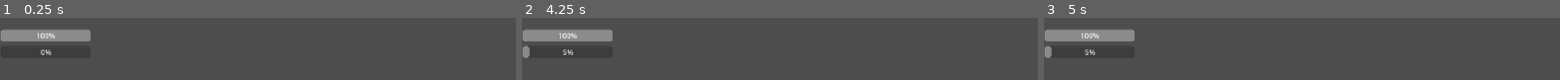
Above: before the commit, frames 1-3 (left to right).
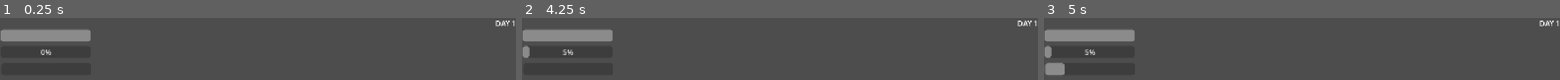
Above: after the commit, the same moments.

Repository: Spinatlasagnyey/KeepCookingAndNobodyExplodes
Game: Godot game, scene res://Szenen/main_enviroment.tscn
Same seed, same stepped clock (60 frames per second), same inputs: the game is played once before the commit and once after it.
Inputs:
- Up to frame 1 (0.25 s): no input
- Up to frame 2 (4.25 s): tap Enter (ui_accept) at 0.5, 0.6, 0.77, 1.07, 1.25, 1.35, 1.52, 1.82, 2, 2.1, 2.75, 2.85, 3.02, 3.32, 3.5, 3.6, 3.77, 4.07 s; tap P (add_poison_debug) at 4.15 s
- Up to frame 3 (5 s): tap Enter (ui_accept) at 4.35, 4.52, 4.82 s; tap H (add_fullness_debug, bound only after the commit) at 4.9 s

The runs differ from the first frame. In frame 1, 0.4% of the frame differs, in the area x 7-100%, y 4-33%; in frame 2, 0.4%; in frame 3, 1.1%, in the area x 0-100%, y 4-92%.

Commit message:
Tagesbasierter Hunger

Diff:
--- a/leo/scenes/event_manager.tscn
+++ b/leo/scenes/event_manager.tscn
@@ -4,9 +4,8 @@
 
 [node name="EventManager" type="Node" unique_id=1803634714]
 script = ExtResource("1_66soh")
-hunger_per_timeout = 10.0
 
-[node name="HungerTimer" type="Timer" parent="." unique_id=792998455]
+[node name="DayTimer" type="Timer" parent="." unique_id=792998455]
 unique_name_in_owner = true
 
-[connection signal="timeout" from="HungerTimer" to="." method="_on_hunger_timer_timeout"]
+[connection signal="timeout" from="DayTimer" to="." method="_on_day_timer_timeout"]
--- a/leo/scenes/ui.tscn
+++ b/leo/scenes/ui.tscn
@@ -11,7 +11,7 @@
 grow_vertical = 2
 script = ExtResource("1_3a2tp")
 
-[node name="HungerProgressBar" type="ProgressBar" parent="." unique_id=96611631]
+[node name="TimerProgressBar" type="ProgressBar" parent="." unique_id=947587432]
 unique_name_in_owner = true
 layout_mode = 0
 offset_left = 2.0
@@ -19,6 +19,7 @@
 offset_right = 202.0
 offset_bottom = 53.0
 value = 28.3
+show_percentage = false
 
 [node name="PoisonProgressBar" type="ProgressBar" parent="." unique_id=653448652]
 unique_name_in_owner = true
@@ -28,6 +29,17 @@
 offset_right = 202.0
 offset_bottom = 90.0
 value = 43.95
+
+[node name="HungerProgressBar" type="ProgressBar" parent="." unique_id=96611631]
+unique_name_in_owner = true
+layout_mode = 0
+offset_left = 3.0
+offset_top = 102.0
+offset_right = 203.0
+offset_bottom = 129.0
+max_value = 5.0
+step = 1.0
+show_percentage = false
 
 [node name="GameOverLabel" type="Label" parent="." unique_id=1881356778]
 unique_name_in_owner = true
@@ -42,3 +54,15 @@
 "
 horizontal_alignment = 1
 vertical_alignment = 1
+
+[node name="Day" type="Label" parent="." unique_id=893905026]
+unique_name_in_owner = true
+layout_mode = 1
+anchors_preset = 1
+anchor_left = 1.0
+anchor_right = 1.0
+offset_left = -40.0
+offset_bottom = 23.0
+grow_horizontal = 0
+text = "DAY 99"
+horizontal_alignment = 2
--- a/leo/scripts/event_manager.gd
+++ b/leo/scripts/event_manager.gd
@@ -1,59 +1,101 @@
 extends Node
-@onready var hunger_timer : Timer = %HungerTimer
+@onready var day_timer : Timer = %DayTimer
 
+signal time_passed_changed(value: float)
 signal hunger_value_changed(value : float)
 signal poison_value_changed(value : float)
 signal game_over_signal(game_over_message : String)
+signal new_day(dayInt : int, seconds_per_day : float)
 
-@export var hunger_per_timeout : float
+const SECONDS_PER_DAY = 3
+const RESCUE_DAY = 7
 
-const STARTING_HUNGER = 100
+const STARTING_FULLNESS = 0
+const MAX_FULLNESS = 5
+const HUNGER_PER_DAY = 3
+
 const STARTING_POISON = 0
 const MAX_POISON = 100
+const MINUS_POISON_PER_DAY = 20
 
-var current_hunger
+var time_passed : float = 0.0
+var current_day : int = 1
+var current_fullness
 var current_poison
 
 var is_game_over = false
 
 func _ready() -> void:
-	current_hunger = STARTING_HUNGER
+	current_fullness = STARTING_FULLNESS
 	current_poison = STARTING_POISON
 	await get_tree().process_frame
+	hunger_value_changed.emit(current_fullness)
+	poison_value_changed.emit(current_poison)
 
-	hunger_value_changed.emit(current_hunger)
-	poison_value_changed.emit(current_poison)
+	# erster Tag
+	new_day.emit(current_day, SECONDS_PER_DAY)
+	time_passed_changed.emit(time_passed)
 
 
 func _physics_process(delta: float) -> void:
 	# hier vielleicht basierend auf aktuellem PoisonLevel
 	# psychedelische Effekte einbauen
 	if Input.is_action_just_pressed("add_poison_debug"):
+		add_poison(5.0)
 		print("poisoned")
-		addPoison(5.0)
 
 	if Input.is_action_just_pressed("ui_accept"):
-		start_hunger_timer()
+		start_day_timer()
+		print("timer started")
 
+	if Input.is_action_just_pressed("add_fullness_debug"):
+		add_fullness(1.0)
+		print("add fullness")
 
-func _on_hunger_timer_timeout() -> void:
-	print("hunger_timeout")
-	current_hunger -= hunger_per_timeout
-	hunger_value_changed.emit(current_hunger)
-	if current_hunger <= 0:
-		game_over("YOU STARVED")
+	check_game_over()
+
+func _on_day_timer_timeout() -> void:
+	print("timer timeout")
+	time_passed += day_timer.wait_time
+	time_passed_changed.emit(time_passed)
 
 func game_over(game_over_message : String):
 	if not is_game_over:
 		game_over_signal.emit(game_over_message)
-		hunger_timer.stop()
+		day_timer.stop()
 	is_game_over = true
 
-func addPoison(amount : float):
+func add_poison(amount : float):
 	current_poison += amount
 	poison_value_changed.emit(current_poison)
+
+func add_fullness(amount : float):
+	current_fullness = min(MAX_FULLNESS, current_fullness + amount)
+	hunger_value_changed.emit(current_fullness)
+
+func start_day_timer():
+	day_timer.start()
+
+func check_game_over():
 	if current_poison >= MAX_POISON:
 		game_over("YOU EXPLODED (TOO MUCH POISON)")
 
-func start_hunger_timer():
-	hunger_timer.start()
+	if time_passed >= SECONDS_PER_DAY:
+		if current_fullness < HUNGER_PER_DAY:
+			game_over("YOU STARVED")
+		else:
+			if current_day == RESCUE_DAY:
+				game_over("YOU WERE RESCUED")
+			else:
+				start_new_day()
+
+func start_new_day():
+	current_day += 1
+	time_passed = 0
+	time_passed_changed.emit(time_passed)
+	new_day.emit(current_day,SECONDS_PER_DAY)
+
+	current_fullness -= HUNGER_PER_DAY
+	hunger_value_changed.emit(current_fullness)
+	current_poison -= max(0, MINUS_POISON_PER_DAY)
+	poison_value_changed.emit(current_poison)
--- a/leo/scripts/ui.gd
+++ b/leo/scripts/ui.gd
@@ -1,14 +1,21 @@
 extends Control
 class_name UI
 
+@onready var time_bar: ProgressBar = %TimerProgressBar
 @onready var hunger_bar: ProgressBar = %HungerProgressBar
 @onready var poison_bar: ProgressBar = %PoisonProgressBar
 @onready var game_over_label : Label = %GameOverLabel
+@onready var day_label : Label = %Day
+
+var day_time_sec : float
 
 func _ready() -> void:
 	EventManager.game_over_signal.connect(_on_game_over)
+	EventManager.new_day.connect(_on_new_day)
+
 	EventManager.hunger_value_changed.connect(_on_hunger_value_changed)
 	EventManager.poison_value_changed.connect(_on_poison_value_changed)
+	EventManager.time_passed_changed.connect(_on_time_passed_changed)
 
 func toggle_game_over_vis():
 	game_over_label.visible = not game_over_label.visible
@@ -22,3 +29,13 @@
 func _on_game_over(game_over_message : String):
 	game_over_label.text = game_over_message
 	toggle_game_over_vis()
+
+func _on_time_passed_changed(value : float):
+	time_bar.value = day_time_sec - value
+
+func _on_new_day(dayInt: int, new_day_time_sec : float):
+	day_label.text = "DAY " + str(dayInt)
+
+	day_time_sec = new_day_time_sec
+	time_bar.max_value = day_time_sec
+	time_bar.value = time_bar.max_value
--- a/project.godot
+++ b/project.godot
@@ -40,6 +40,11 @@
 "events": [Object(InputEventKey,"resource_local_to_scene":false,"resource_name":"","device":16,"window_id":0,"alt_press …(190 unchanged characters)…
 ]
 }
+add_fullness_debug={
+"deadzone": 0.2,
+"events": [Object(InputEventKey,"resource_local_to_scene":false,"resource_name":"","device":-1,"window_id":0,"alt_pressed":false,"shift_pressed":false,"ctrl_pressed":false,"meta_pressed":false,"pressed":false,"keycode":0,"physical_keycode":72,"key_label":0,"unicode":104,"location":0,"echo":false,"script":null)
+]
+}
 
 [physics]
 
